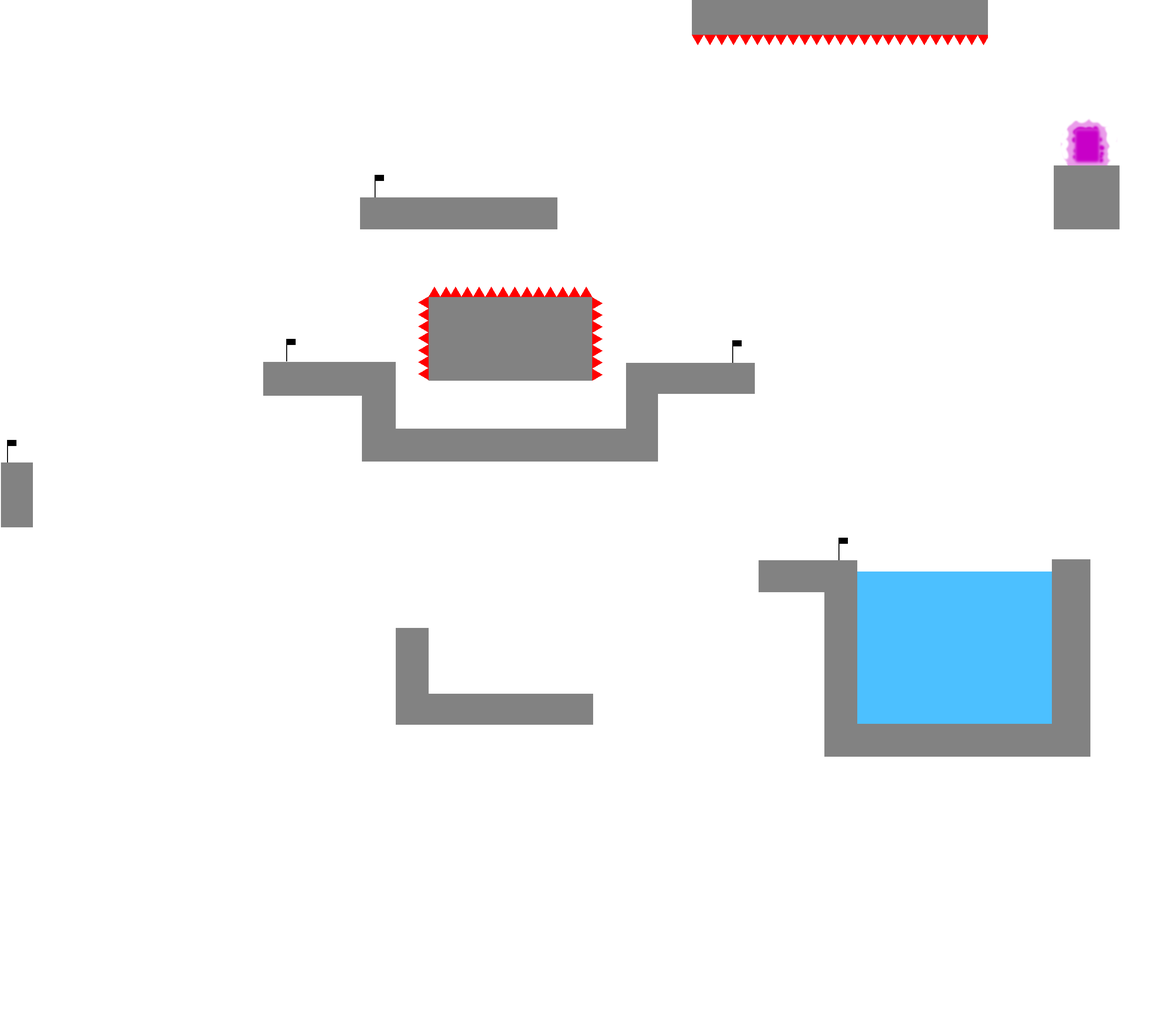
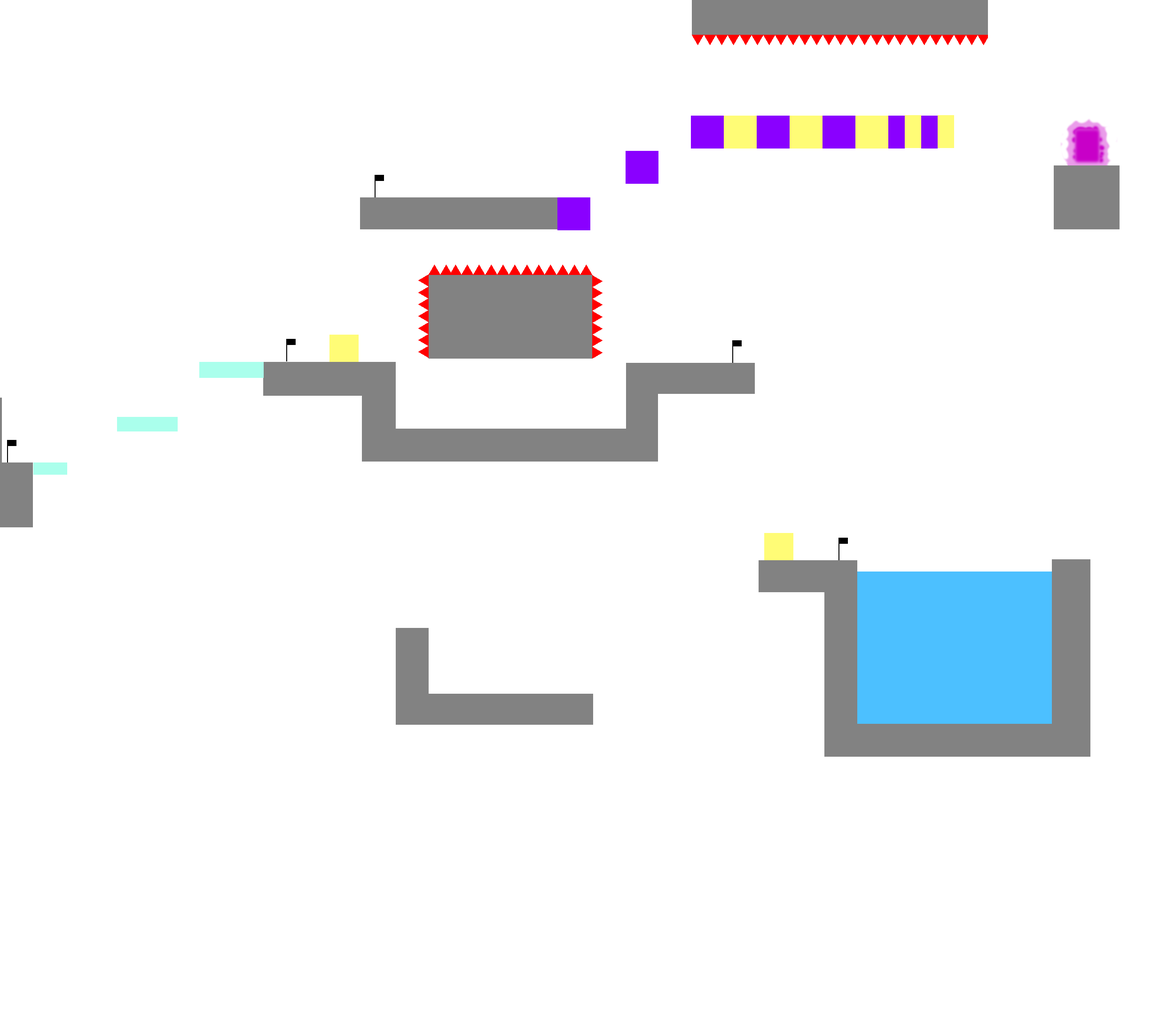
The second 1175x1034 image is a revision of the first. Changes to its layers:
showed "Interactives" over [33, 115, 955, 561]
painted on "Spikes" over [418, 264, 603, 381]
painted on "Background copy" over [0, 275, 593, 528]
